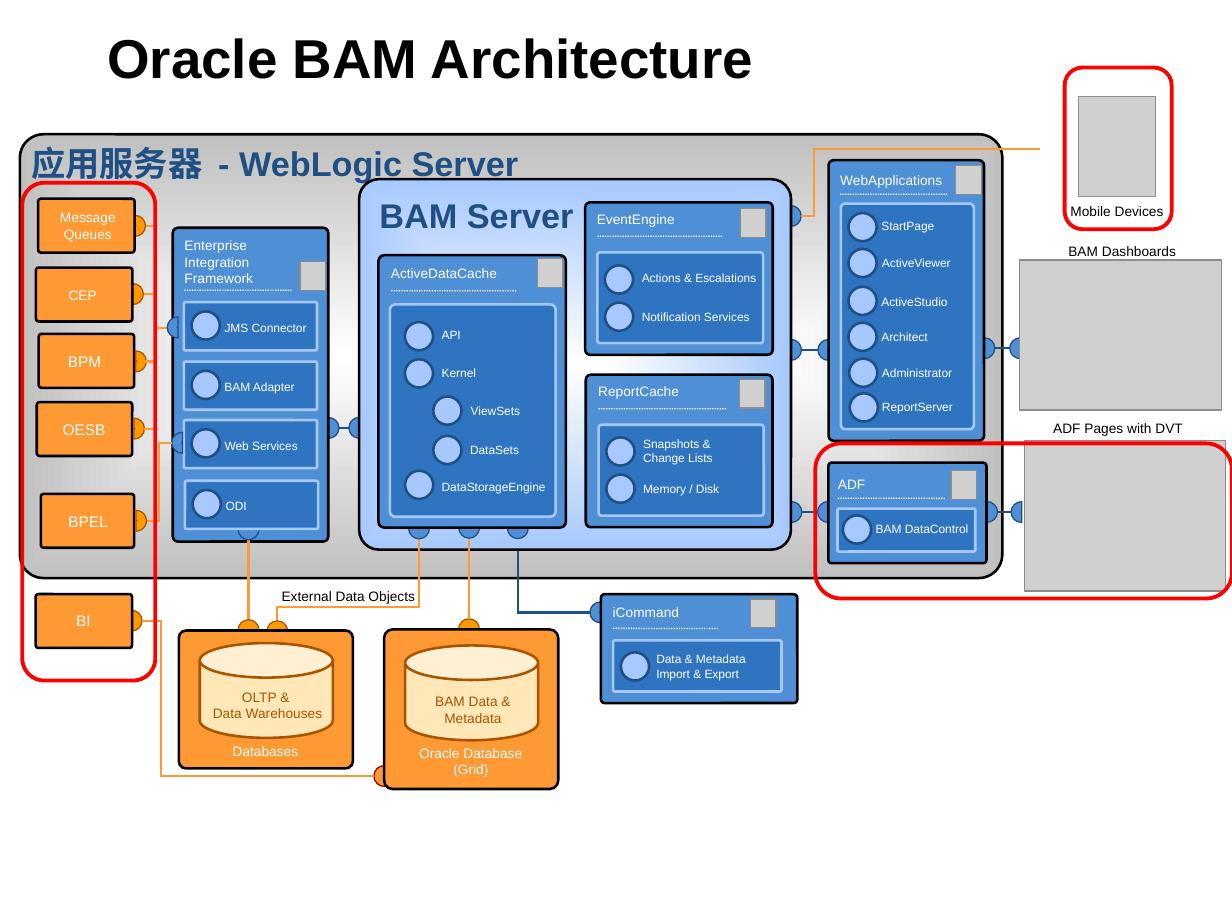
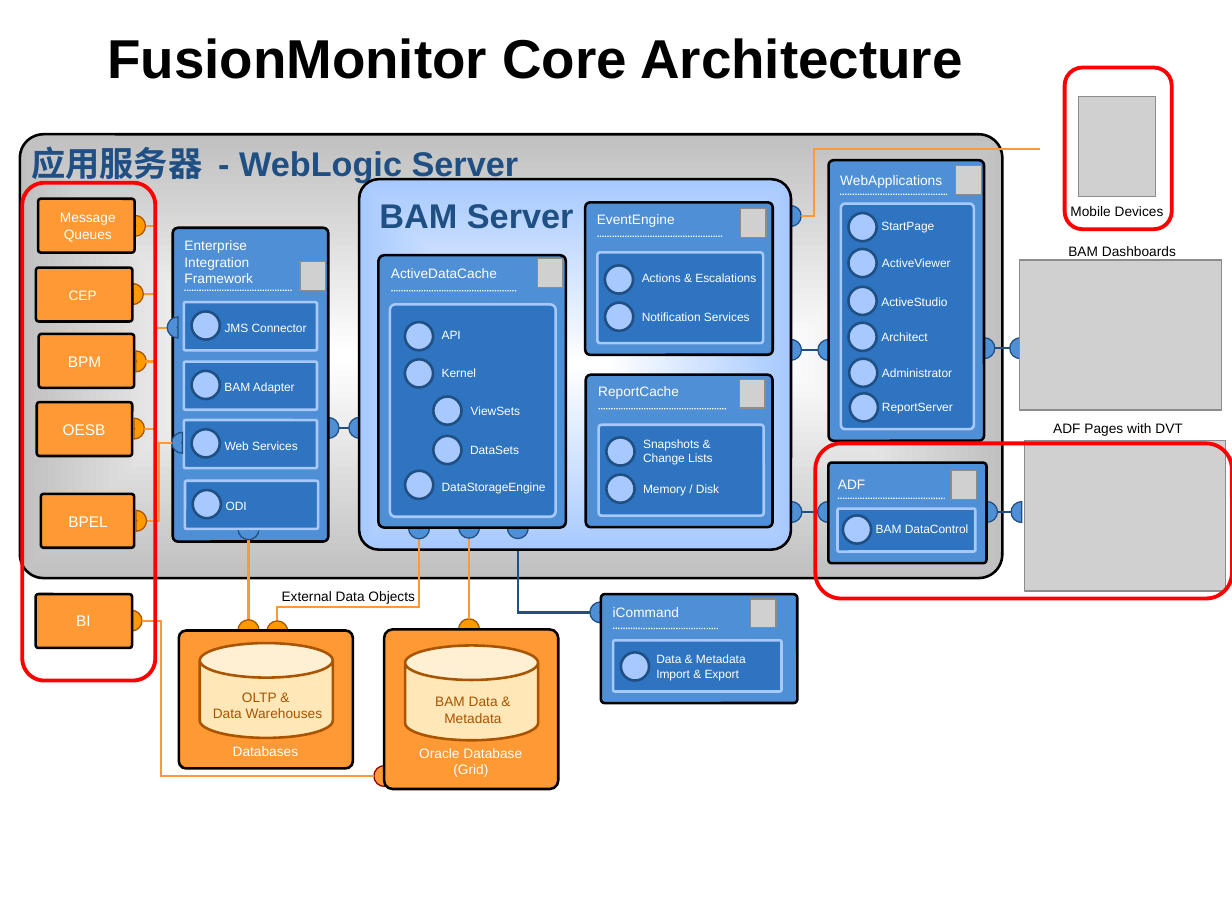
Before and after one commit to sharkwang/Monitor-Platform, a slide deck: slide 1 of 软件架构.pptx. Drawn at 1232x924 pixels with LibreOffice and Linux fonts; fonts in the diff are those of the drawing; grey boxes stand for pictures; background and template pictures are left out. Boxes give left, top, right and bottom in pixels: in the first picture for what was removed or moved away, otherwise in the second. Text is boxed around its words. In the diff, an @@ line names an element or a change of style, - is before the commit and + after.

Commit message:
Add a Page

```diff
--- a/软件架构.pptx
+++ b/软件架构.pptx
@@ text at (x1=107, y1=38, x2=962, y2=79): text changed @@
-Oracle BAM Architecture
+FusionMonitor Core Architecture
```
Also in this commit, not shown: 1 slide added.
